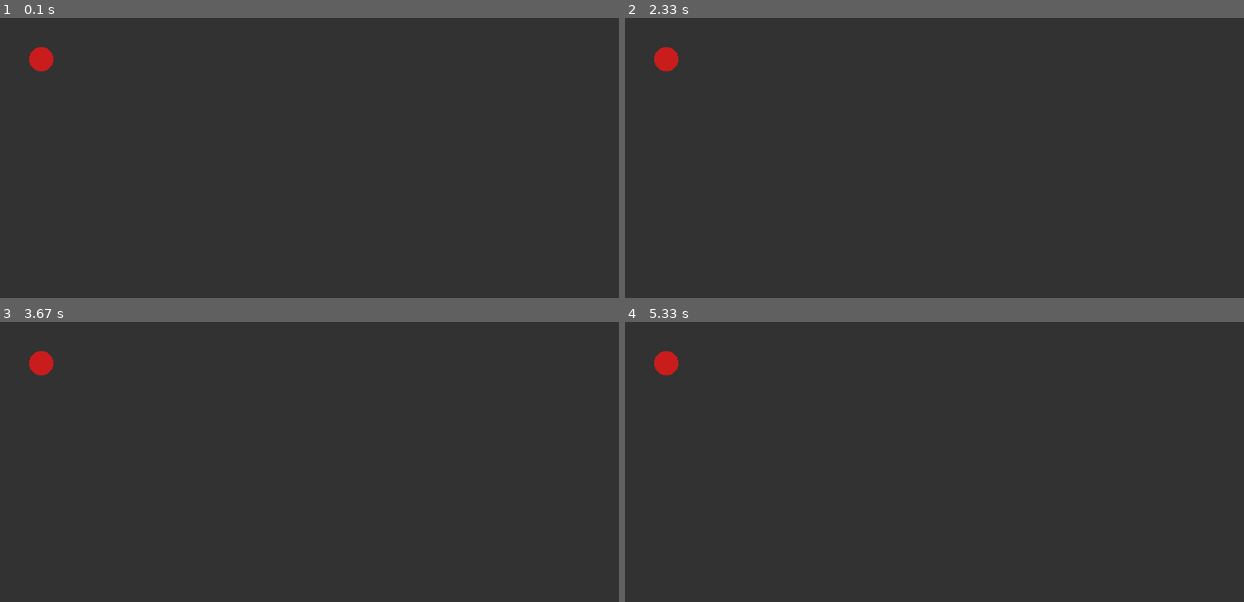
Above: before the commit, frames 1-4 (two rows, left to right).
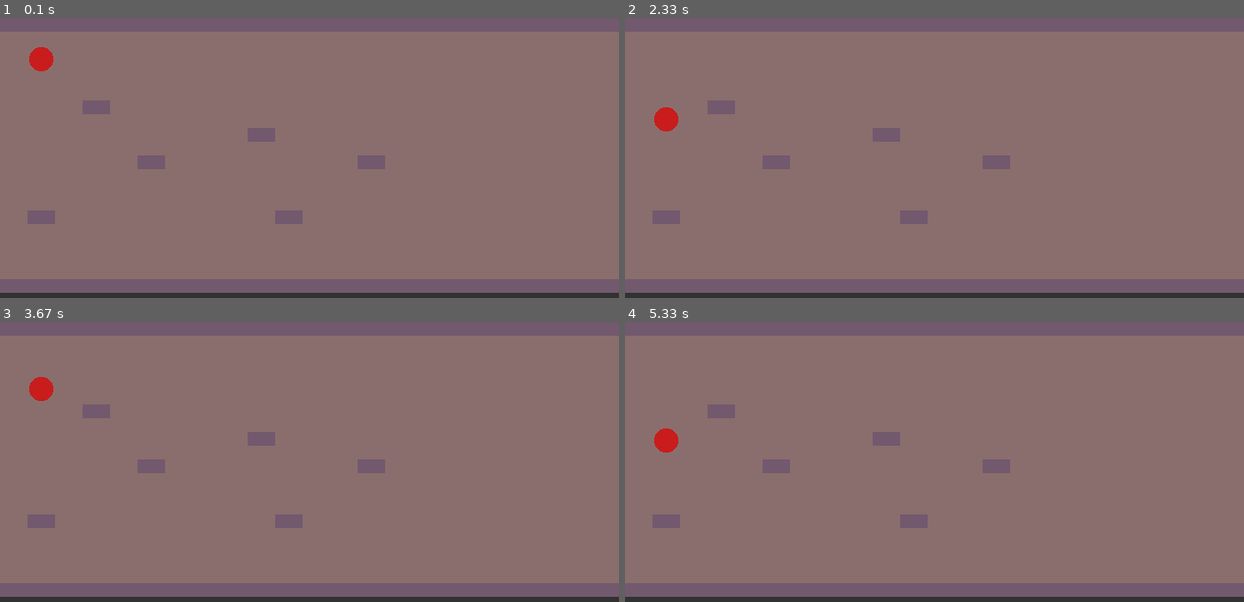
Above: after the commit, the same moments.

Repository: Moks8/pygame_virus
Game: pygame game, started from main.py
Two runs of this game, one before a commit and one after it. Both use one fixed random seed, a clock stepped at 60 frames per second and the inputs below.
Inputs:
- Up to frame 1 (0.1 s): no input
- Up to frame 2 (2.33 s): tap Enter at 0.33 s; hold Up 0.67-1.13 s; hold Down 1.17-1.63 s; hold Down from 2.07 s (still down)
- Up to frame 3 (3.67 s): release Down at 2.43 s; hold Up 2.47-2.77 s; hold Down 2.8-3.1 s; hold Up 3.13-3.5 s; hold Down from 3.53 s (still down)
- Up to frame 4 (5.33 s): release Down at 3.9 s; hold Up 3.93-4.23 s; hold Down 4.27-4.57 s; hold Up 4.6-4.97 s; hold Down from 5 s (still down)

The runs differ from the first frame. In frame 1, 98% of the frame differs, in the area x 0-100%, y 0-99%; in frame 2, 98%; in frame 3, 98%; in frame 4, 98%.

Commit message:
set events to hero and set tiled background

Diff:
--- a/main.py
+++ b/main.py
@@ -3,16 +3,26 @@
 import sys
 from sprites import *
 
+
 BACKGROUND = (50,50,50)
 
 class Game:
     def __init__(self):
+        self.game_over = True
         self.pantalla = pg.display.set_mode((720,400))
         self.pantalla.fill (BACKGROUND)
         self.pantalla.blit(self.pantalla,(0,0))
 
         self.hero = Hero()
+        self.hero_move = 0
 
+        self.sprites = pg.sprite.Group()
+        self.sprites.add(self.hero)
+
+        self.level = Level()
+
+        self.clock = pg.time.Clock()
+        self.fps = 30
 
 
 
@@ -21,14 +31,47 @@
 
         pg.display.set_caption("Covid")
 
+
+    def handlenEvent(self):
+       pass
+
     def main_loop(self):
-        game_over = False
+        if pg.init() == False:
+            self.game_over = False
 
-        while not game_over:
+        while (self.game_over):
             for event in pg.event.get():
                 if event.type == QUIT:
-                    game_over = True
-            self.pantalla.blit(self.hero.image,self.hero.rect.topleft)
+                    self.quit()
+
+                if event.type == KEYDOWN:
+                    if event.key == K_DOWN:
+                        self.hero_move +=10
+                    if event.key == K_UP:
+                        self.hero_move -= 10
+                if event.type == KEYUP:
+                    self.hero_move = 0
+
+                '''
+                key_pressed = pg.key.get_pressed()
+                if key_pressed[K_DOWN]:
+                    self.hero_move -= 1
+                elif key_pressed[K_UP]:
+                    self.hero_move += 1
+                else:
+                    self.hero=0
+                '''
+
+
+            self.level.repaint_rect(self.hero.rect)
+            self.hero.rect.centery += self.hero_move
+
+            ms = self.clock.tick(self.fps)
+            self.level.set_ms(ms)
+            #self.pantalla.blit(self.hero.image,self.hero.rect.topleft)
+            self.level.draw(self.pantalla)
+            self.sprites.draw(self.pantalla)
+
             pg.display.flip()
 
     def quit (self):
--- a/sprites.py
+++ b/sprites.py
@@ -8,3 +8,46 @@
         self.image = pg.image.load("./resources/hero.png")
         self.rect = self.image.get_rect()
         self.rect.topleft = (32,32)
+        self.hero_move = 0
+
+
+class Tile(pg.sprite.DirtySprite):
+    def __init__(self, image):
+        pg.sprite.DirtySprite.__init__(self)
+        self.image = image
+        self.rect = self.image.get_rect()
+        self.dirty = 1
+
+class Level(pg.sprite.LayeredDirty):
+    def __init__(self):
+        pg.sprite.LayeredDirty.__init__(self)
+        self._data = [[1,1,1,1,1,1,1,1,1,1,1,1,1,1,1,1,1,1,1,1,1,1,1,1,1,1,1,1,1,1,1,1,1,1,1,1,1,1,1,1],
+                      [0,0,0,0,0,0,0,0,0,0,0,0,0,0,0,0,0,0,0,0,0,0,0,0,0,0,0,0,0,0,0,0,0,0,0,0,0,0,0,0],
+                      [0,0,0,0,0,0,0,0,0,0,0,0,0,0,0,0,0,0,0,0,0,0,0,0,0,0,0,0,0,0,0,0,0,0,0,0,0,0,0,0],
+                      [0,0,0,1,0,0,0,0,0,0,0,0,0,0,0,0,0,0,0,0,0,0,0,0,0,0,0,0,0,0,0,0,0,0,0,0,0,0,0,0],
+                      [0,0,0,0,0,0,0,0,0,1,0,0,0,0,0,0,0,0,0,0,0,0,0,0,0,0,0,0,0,0,0,0,0,0,0,0,0,0,0,0],
+                      [0,0,0,0,0,1,0,0,0,0,0,0,0,1,0,0,0,0,0,0,0,0,0,0,0,0,0,0,0,0,0,0,0,0,0,0,0,0,0,0],
+                      [0,0,0,0,0,0,0,0,0,0,0,0,0,0,0,0,0,0,0,0,0,0,0,0,0,0,0,0,0,0,0,0,0,0,0,0,0,0,0,0],
+                      [0,1,0,0,0,0,0,0,0,0,1,0,0,0,0,0,0,0,0,0,0,0,0,0,0,0,0,0,0,0,0,0,0,0,0,0,0,0,0,0],
+                      [0,0,0,0,0,0,0,0,0,0,0,0,0,0,0,0,0,0,0,0,0,0,0,0,0,0,0,0,0,0,0,0,0,0,0,0,0,0,0,0],
+                      [2,2,2,2,2,2,2,2,2,2,2,2,2,2,2,2,2,2,2,2,2,2,2,2,2,2,2,2,2,2,2,2,2,2,2,2,2,2,2,2]]
+        self._back_image = pg.image.load("./resources/arteria_fondo.png")
+        self._limit_sup_image = pg.image.load("./resources/arteria_borde_sup.png")
+        self._limit_inf_image = pg.image.load("./resources/arteria_borde_inf.png")
+
+        for y in range(len(self._data)):
+            for x in range(len(self._data[y])):
+                if self._data[y][x] == 1:
+                    tile = Tile(self._limit_sup_image)
+                elif self._data[y][x] == 2:
+                    tile = Tile(self._limit_inf_image)
+                elif self._data[y][x] == 0:
+                    tile = Tile(self._back_image)
+
+                tile.rect.topleft = (x*32 ,y*32)
+                self.add(tile)
+
+        self.ms_passed = 0
+
+    def set_ms(self,ms):
+        self.ms_passed += ms
Binary file added: resources/arteria_borde_inf.png
Binary file added: resources/arteria_borde_sup.png
Binary file added: resources/arteria_fondo.png
Binary file added: resources/virus.png
Not shown, changed: .gitignore
